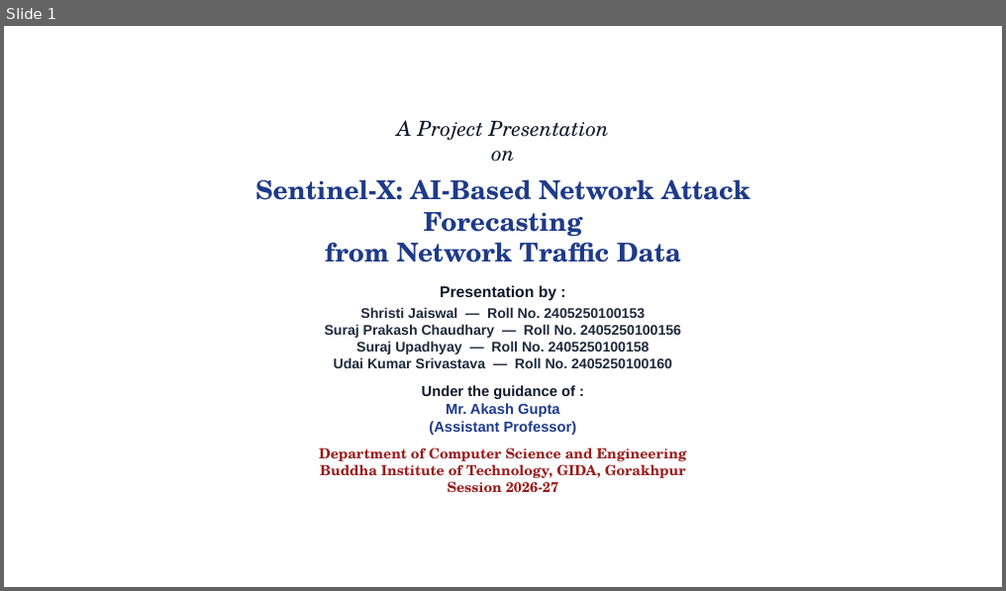
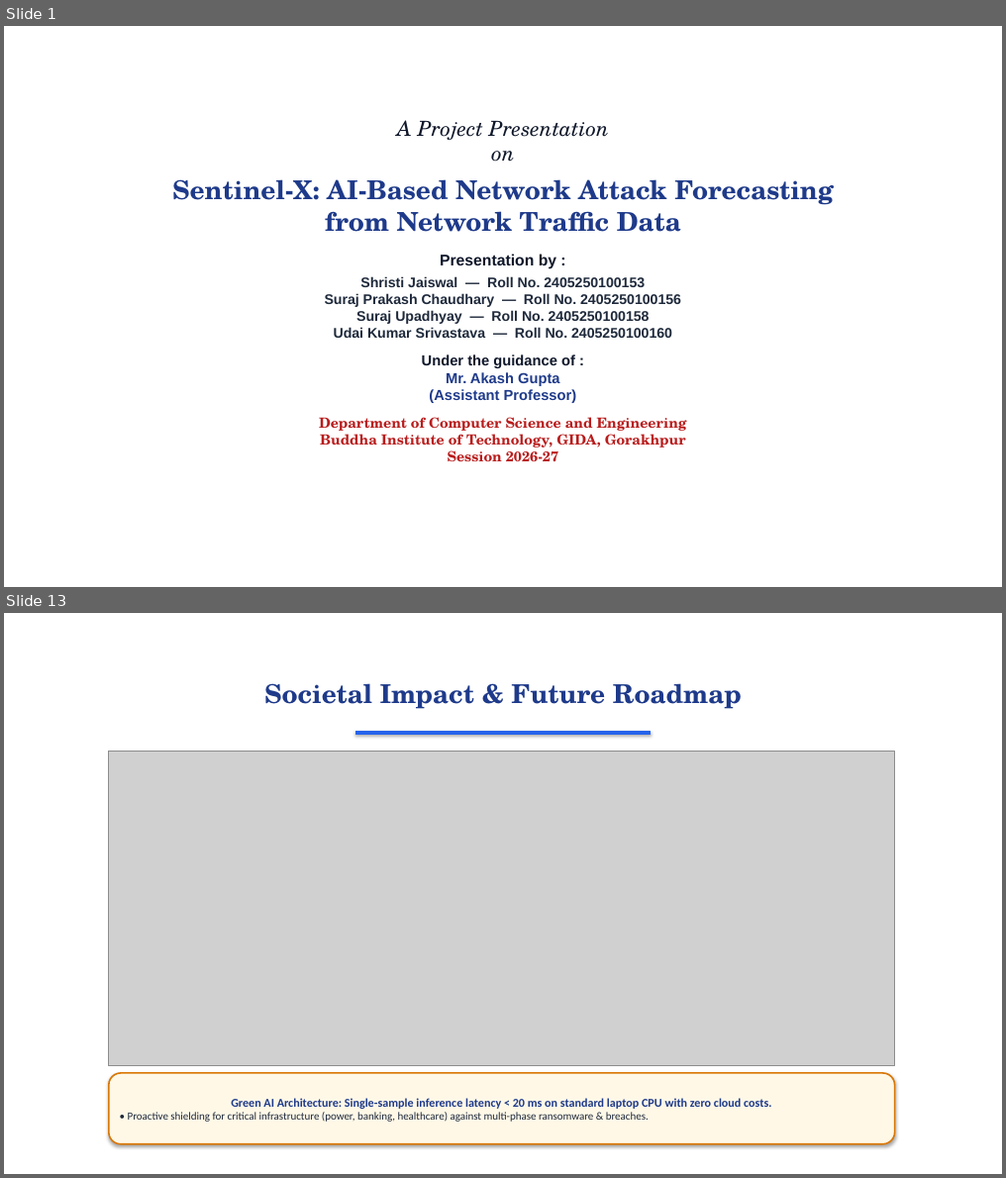
Before and after one commit to surajbuilds53/sentinel-x, a slide deck: Sentinel-X_Presentation.pptx. Shown one above the other, each under a label of ours: slide 1 before the commit, slides 1 and 13 after it; the slides between them are not shown. The pictures are 1006x591 and 1006x1178 pixels, drawn with LibreOffice and Linux fonts; fonts in the diff are those of the drawing; grey boxes stand for pictures; background and template pictures are left out. Boxes give left, top, right and bottom in pixels: in the first picture for what was removed or moved away, otherwise in the second. Text is boxed around its words. In the diff, an @@ line names an element or a change of style, - is before the commit and + after.

```diff
--- a/Sentinel-X_Presentation.pptx
+++ b/Sentinel-X_Presentation.pptx
@@ slide 13 added at <box>4,613,1002,1174</box>, background picture (left out) @@
@@ text added at <box>264,683,742,709</box>, 25 pt, text #1E3A8A, bold @@
+Societal Impact & Future Roadmap
@@ rectangle added at <box>355,731,650,735</box>, fill #2563EB, outline #2563EB 0.75 pt @@
@@ picture added at <box>109,752,895,1065</box> @@
@@ rounded rectangle added at <box>109,1073,895,1145</box>, fill #FFF8E7, outline #D97706 1.5 pt, 10.5 pt, text #1E293B @@
+Green AI Architecture: Single-sample inference latency < 20 ms on standard laptop CPU with zero cloud costs.
+• Proactive shielding for critical infrastructure (power, banking, healthcare) against multi-phase ransomware & breaches.
@@ slide 1 changed as well @@
@@ text "A Project Presentation on": place and size @@
-text "A Project Presentation on" at <box>255,120,750,492</box>
+text "A Project Presentation on" at <box>172,120,834,462</box>
@@ text at <box>319,417,687,462</box>: text colour #991B1B to #B91C1C in "Department of Computer Science and Engineering Buddha ..." @@
```
Also in this commit, not shown: 1 other slide changed, 11 other slides added, 16 slides removed, 11 other files.
